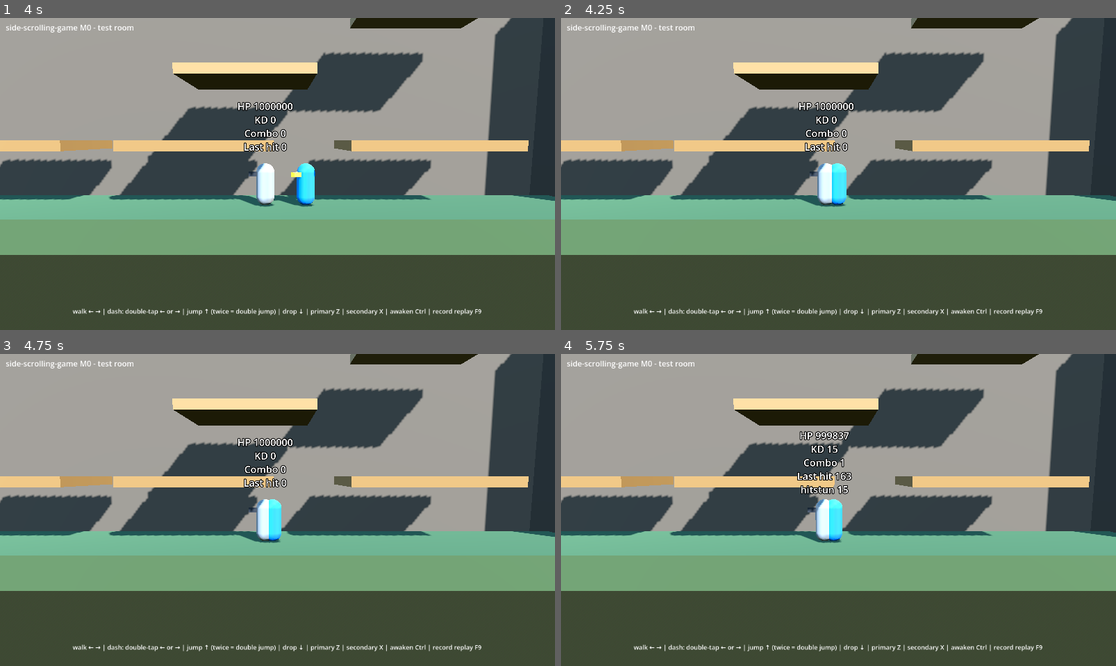
Above: before the commit, frames 1-4 (two rows, left to right).
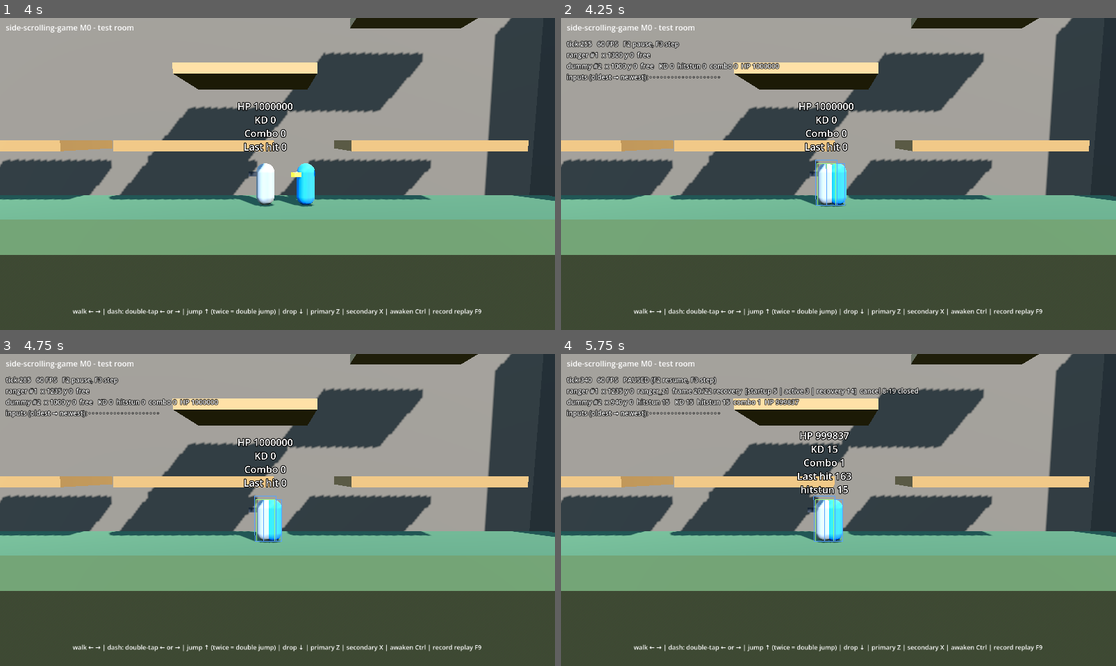
Above: after the commit, the same moments.

Repository: asty8926/side-scrolling-game
Game: Godot game, scene res://game/main.tscn
The game is run twice, just before and just after one commit, with the same random seed, the same clock (stepped at 60 frames per second) and the same inputs.
Inputs (mouse positions are in pixels of both pictures, inside the frame that each line leads up to):
- Up to frame 1 (4 s): tap Enter at 0.5 s; move the mouse to (399, 158) at 0.52 s; hold Right (right) 0.53-1.25 s; hold Z (attack_z) 0.53-1.25 s; tap X (attack_x) at 0.6, 2.3 s; click (399, 158) at 0.67 s; drag from (166, 189) to (249, 236) at 1.27 s; move the mouse to (333, 105) at 2.02 s; hold Right (right) 2.03-2.75 s; tap Ctrl (awaken) at 2.1, 3.8 s; drag from (249, 236) to (111, 127) at 2.77 s; tap F4 (debug_reset) at 3.5 s; move the mouse to (444, 220) at 3.52 s; hold Left (left) from 3.53 s (still down); hold Z (attack_z) from 3.53 s (still down)
- Up to frame 2 (4.25 s): keep holding Left (left); keep holding Z (attack_z); tap F1 (debug_overlay) at 4.15 s
- Up to frame 3 (4.75 s): release Left (left) at 4.25 s; release Z (attack_z) at 4.25 s; drag from (111, 463) to (194, 432) at 4.27 s
- Up to frame 4 (5.75 s): tap F4 (debug_reset) at 5 s; move the mouse to (866, 510) at 5.02 s; hold Down (down) from 5.03 s (still down); hold Shift from 5.03 s (still down); click (866, 510) at 5.17 s; tap Z (attack_z) at 5.3 s; tap F2 (debug_pause) at 5.65 s

Frame 1 is identical in both runs. In frame 2, 1.5% of the frame differs, in the area x 0-52%, y 7-61%; in frame 3, 1.5%; in frame 4, 2.4%, in the area x 0-65%, y 7-61%.

Commit message:
debug: overlay with tick, FPS, frame data and cancel window, dummy KD/hitstun, input row with keyboard labels, hit/hurt/push boxes

Diff:
--- /dev/null
+++ b/game/debug/debug_overlay.gd
@@ -0,0 +1,170 @@
+class_name DebugOverlay
+extends CanvasLayer
+## Debug builds only, F1: a training-mode readout of the sim (read-only).
+## Text: sim tick, FPS, pause state, each fighter's move and frame data with
+## the cancel window, dummy KD/hitstun, and the last INPUT_COLUMNS input frames.
+## 3D: hitboxes (red, active ticks only), hurtboxes (blue) and pushboxes
+## (green) drawn on the gameplay plane. F2 pauses, F3 steps one tick.
+
+const INPUT_COLUMNS: int = 20
+const HITBOX_COLOR: Color = Color(1.0, 0.15, 0.1)
+const HURTBOX_COLOR: Color = Color(0.2, 0.5, 1.0)
+const PUSHBOX_COLOR: Color = Color(0.2, 0.9, 0.3)
+
+@export var driver: SimDriver
+## Parent of the 3D box lines (usually the Main Node3D).
+@export var world_root: Node3D
+
+var _label: Label
+var _lines: MeshInstance3D
+var _mesh: ImmediateMesh
+
+
+func _ready() -> void:
+	layer = 10
+	_label = Label.new()
+	_label.name = "Text"
+	_label.position = Vector2(12, 44)
+	_label.add_theme_font_size_override(&"font_size", 14)
+	_label.add_theme_constant_override(&"outline_size", 5)
+	_label.add_theme_color_override(&"font_outline_color", Color(0, 0, 0, 0.9))
+	add_child(_label)
+	_mesh = ImmediateMesh.new()
+	_lines = MeshInstance3D.new()
+	_lines.name = "DebugBoxes"
+	_lines.mesh = _mesh
+	var material: StandardMaterial3D = StandardMaterial3D.new()
+	material.shading_mode = BaseMaterial3D.SHADING_MODE_UNSHADED
+	material.vertex_color_use_as_albedo = true
+	material.no_depth_test = true
+	_lines.material_override = material
+	if world_root != null:
+		world_root.add_child.call_deferred(_lines)
+	set_overlay_visible(false)
+
+
+func _unhandled_input(event: InputEvent) -> void:
+	if OS.is_debug_build() and event.is_action_pressed(&"debug_overlay") and not event.is_echo():
+		set_overlay_visible(not visible)
+
+
+func set_overlay_visible(on: bool) -> void:
+	visible = on and OS.is_debug_build()
+	_lines.visible = visible
+
+
+func _process(_delta: float) -> void:
+	if not visible or driver == null:
+		return
+	refresh(driver.world, driver.paused)
+
+
+## Rebuilds the text and the box lines from `world` (public for tests).
+func refresh(world: SimWorld, paused: bool = false) -> void:
+	_label.text = describe(world, paused, Engine.get_frames_per_second())
+	_draw_boxes(world)
+
+
+static func describe(world: SimWorld, paused: bool, fps: float) -> String:
+	var lines: PackedStringArray = PackedStringArray()
+	lines.append("tick %d   %d FPS   %s" % [world.tick, roundi(fps), "PAUSED (F2 resume, F3 step)" if paused else "F2 pause, F3 step"])
+	for fighter: SimFighter in world.fighters:
+		lines.append(_fighter_line(world, fighter))
+	if world.histories.size() > 0:
+		lines.append("inputs (oldest → newest): %s" % input_row(world.histories[0], INPUT_COLUMNS))
+	return "\n".join(lines)
+
+
+static func _fighter_line(world: SimWorld, f: SimFighter) -> String:
+	var char_name: String = String(world.characters[f.character].id) if f.character < world.characters.size() else "?"
+	var text: String = "%s #%d  x %d y %d  " % [char_name, f.id, f.x, f.y]
+	var move: MoveData = SimCombat.current_move(world, f)
+	if move != null:
+		# move_tick was already advanced past the tick that was simulated.
+		var shown: int = f.move_tick - 1
+		var phase_name: String = ["idle", "startup", "ACTIVE", "recovery"][SimCombat.phase_at(move, shown)]
+		text += "%s  frame %d/%d %s  [startup %d | active %d | recovery %d]" % [move.id, shown, move.length(), phase_name, move.startup, move.active, move.recovery]
+		if not move.cancel_into.is_empty():
+			var open: bool = shown >= move.cancel_from and shown <= move.cancel_to
+			text += "  cancel %d-%d %s" % [move.cancel_from, move.cancel_to, "OPEN" if open else "closed"]
+	else:
+		text += "free" if f.hitstun == 0 else "hitstun %d" % f.hitstun
+	if f.player == SimFighter.NO_PLAYER:
+		text += "   KD %d  hitstun %d  combo %d  HP %d" % [f.kd, f.hitstun, f.combo, f.hp]
+	return text
+
+
+## One column per frame (oldest first): the buttons pressed on that frame,
+## with attack/skill keys shown as the label of the physical key on this
+## keyboard (W on AZERTY, Z on QWERTY), or "·" for no press.
+static func input_row(history: InputHistory, columns: int) -> String:
+	var cells: PackedStringArray = PackedStringArray()
+	for ago: int in range(mini(columns, history.size()) - 1, -1, -1):
+		var pressed: int = history.pressed_ago(ago)
+		cells.append(symbols(pressed) if pressed != 0 else "·")
+	return " ".join(cells)
+
+
+static func symbols(bits: int) -> String:
+	var parts: PackedStringArray = PackedStringArray()
+	var named: Array[Array] = [
+		[InputFrame.LEFT, "←"], [InputFrame.RIGHT, "→"], [InputFrame.UP, "↑"], [InputFrame.DOWN, "↓"],
+		[InputFrame.Z, KeyLabel.for_action(&"attack_z")], [InputFrame.X, KeyLabel.for_action(&"attack_x")],
+		[InputFrame.SKILL_1, KeyLabel.for_action(&"skill_1")], [InputFrame.SKILL_2, KeyLabel.for_action(&"skill_2")],
+		[InputFrame.SKILL_3, KeyLabel.for_action(&"skill_3")], [InputFrame.SKILL_4, KeyLabel.for_action(&"skill_4")],
+		[InputFrame.AWAKEN, KeyLabel.for_action(&"awaken")],
+	]
+	for entry: Array in named:
+		var bit: int = entry[0]
+		var label: String = entry[1]
+		if (bits & bit) != 0:
+			parts.append(label)
+	return "+".join(parts)
+
+
+## Number of hitboxes drawn on the last refresh (for tests).
+var drawn_hitboxes: int = 0
+
+
+func _draw_boxes(world: SimWorld) -> void:
+	_mesh.clear_surfaces()
+	drawn_hitboxes = 0
+	if world.movement == null:
+		return
+	_mesh.surface_begin(Mesh.PRIMITIVE_LINES)
+	var vertex_count: int = 0
+	var m: MovementParams = world.movement
+	for f: SimFighter in world.fighters:
+		_rect(f.x - m.half_width, f.y, f.x + m.half_width, f.y + m.height, PUSHBOX_COLOR, 0.02)
+		vertex_count += 8
+		if f.character < world.characters.size():
+			var hurt: HurtboxData = world.characters[f.character].hurtbox
+			var cx: int = f.x + hurt.offset_x * f.facing
+			_rect(cx - hurt.width / 2, f.y + hurt.offset_y, cx + hurt.width / 2, f.y + hurt.offset_y + hurt.height, HURTBOX_COLOR, 0.04)
+			vertex_count += 8
+		var move: MoveData = SimCombat.current_move(world, f)
+		if move == null:
+			continue
+		for box: HitboxData in move.hitboxes:
+			if f.move_tick - 1 < box.from_tick or f.move_tick - 1 > box.to_tick:
+				continue
+			var hx: int = f.x + box.offset_x * f.facing
+			_rect(hx - box.width / 2, f.y + box.offset_y, hx + box.width / 2, f.y + box.offset_y + box.height, HITBOX_COLOR, 0.06)
+			vertex_count += 8
+			drawn_hitboxes += 1
+	if vertex_count == 0:
+		_mesh.surface_add_vertex(Vector3.ZERO)
+		_mesh.surface_add_vertex(Vector3.ZERO)
+	_mesh.surface_end()
+
+
+func _rect(left: int, bottom: int, right: int, top: int, color: Color, z: float) -> void:
+	var corners: Array[Vector3] = [
+		SimUnits.to_vector3(left, bottom, z), SimUnits.to_vector3(right, bottom, z),
+		SimUnits.to_vector3(right, top, z), SimUnits.to_vector3(left, top, z),
+	]
+	for i: int in 4:
+		_mesh.surface_set_color(color)
+		_mesh.surface_add_vertex(corners[i])
+		_mesh.surface_set_color(color)
+		_mesh.surface_add_vertex(corners[(i + 1) % 4])
--- a/game/main.tscn
+++ b/game/main.tscn
@@ -10,6 +10,7 @@
 [ext_resource type="Script" path="res://game/view/projectile_view.gd" id="8_arrows"]
 [ext_resource type="Script" path="res://game/debug/data_reloader.gd" id="8_reloader"]
 [ext_resource type="Script" path="res://game/debug/reload_toast.gd" id="9_toast"]
+[ext_resource type="Script" path="res://game/debug/debug_overlay.gd" id="10_overlay"]
 
 [sub_resource type="ProceduralSkyMaterial" id="sky_material"]
 sky_top_color = Color(0.32, 0.55, 0.85, 1)
@@ -120,3 +121,8 @@
 autowrap_mode = 3
 script = ExtResource("9_toast")
 reloader = NodePath("../../SimDriver/DataReloader")
+
+[node name="DebugOverlay" type="CanvasLayer" parent="." node_paths=PackedStringArray("driver", "world_root")]
+script = ExtResource("10_overlay")
+driver = NodePath("../SimDriver")
+world_root = NodePath("..")
Not shown, added: game/debug/debug_overlay.gd.uid
